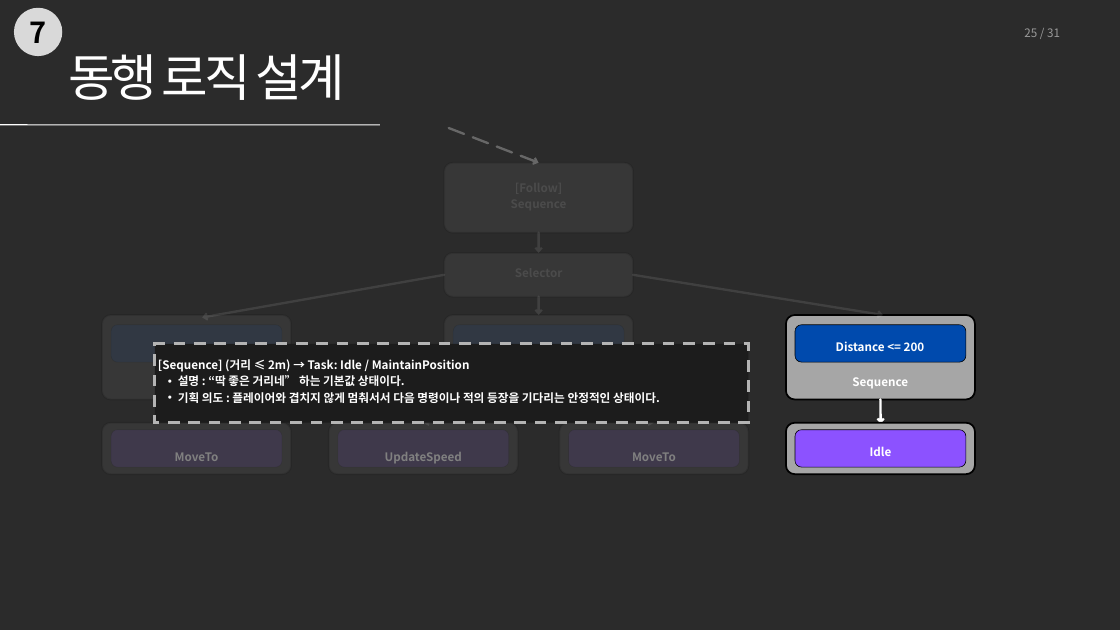
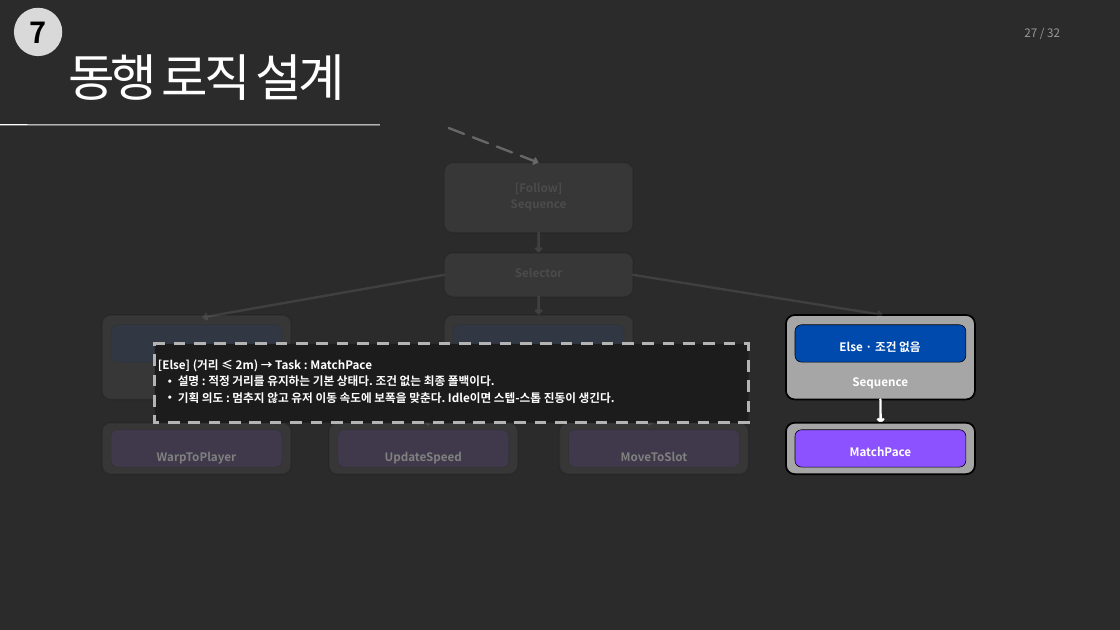
Before and after one commit to 0518tune/portfolio, a slide deck: slide 27 of files/수정본/동행자_BT설계.pptx (slide 25 before the commit). Drawn at 1120x630 pixels with LibreOffice and Linux fonts; fonts in the diff are those of the drawing; background and template pictures are left out; a plain dark background stands for a picture behind light text. Boxes give left, top, right and bottom in pixels: in the first picture for what was removed or moved away, otherwise in the second. Text is boxed around its words. In the diff, an @@ line names an element or a change of style, - is before the commit and + after.

```diff
--- a/files/수정본/동행자_BT설계.pptx
+++ b/files/수정본/동행자_BT설계.pptx
@@ text at (1024,28,1060,37): text changed @@
-25 / 31
+27 / 32
@@ text at (158,359,615,403): text changed @@
-[Sequence] (거리 ≤ 2m) → Task: Idle / MaintainPosition
-  • 설명 : “딱 좋은 거리네” 하는 기본값 상태이다.
-  • 기획 의도 : 플레이어와 겹치지 않게 멈춰서서 다음 명령이나 적의 등장을 기다리는 안정적인 상태이다.
+[Else] (거리 ≤ 2m) → Task : MatchPace
+  • 설명 : 적정 거리를 유지하는 기본 상태다. 조건 없는 최종 폴백이다.
+  • 기획 의도 : 멈추지 않고 유저 이동 속도에 보폭을 맞춘다. Idle이면 스텝-스톱 진동이 생긴다.
@@ text at (839,341,920,352): text changed @@
-Distance <= 200
+Else · 조건 없음
@@ text at (850,446,912,456): text changed @@
-Idle
+MatchPace
@@ text at (157,452,237,463): text changed @@
-MoveTo
+WarpToPlayer
@@ text at (621,452,688,461): text changed @@
-MoveTo
+MoveToSlot
```
Also in this commit, not shown: 28 other slides changed, 2 slides added, 1 slide removed, 6 other files.
